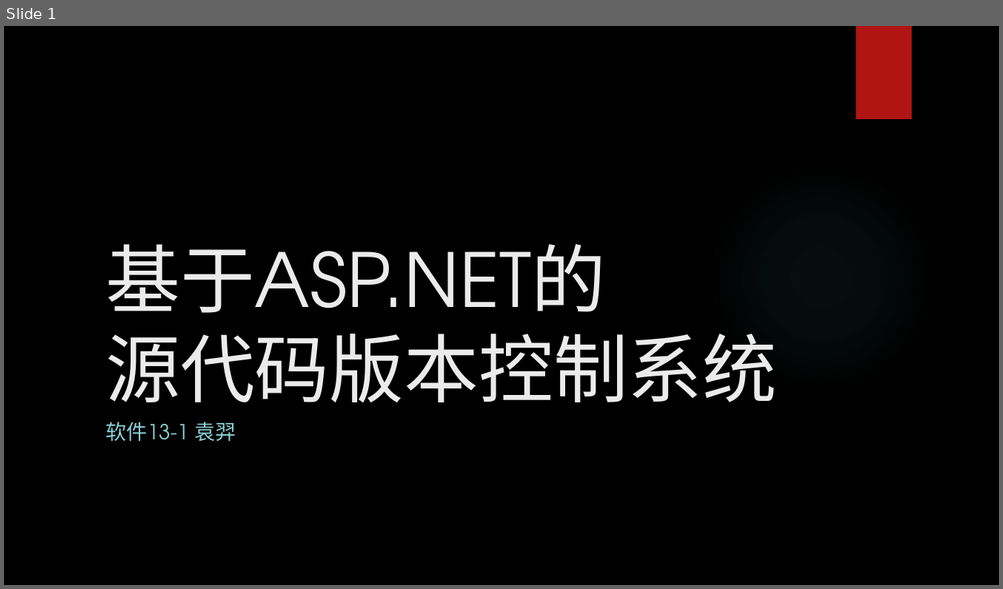
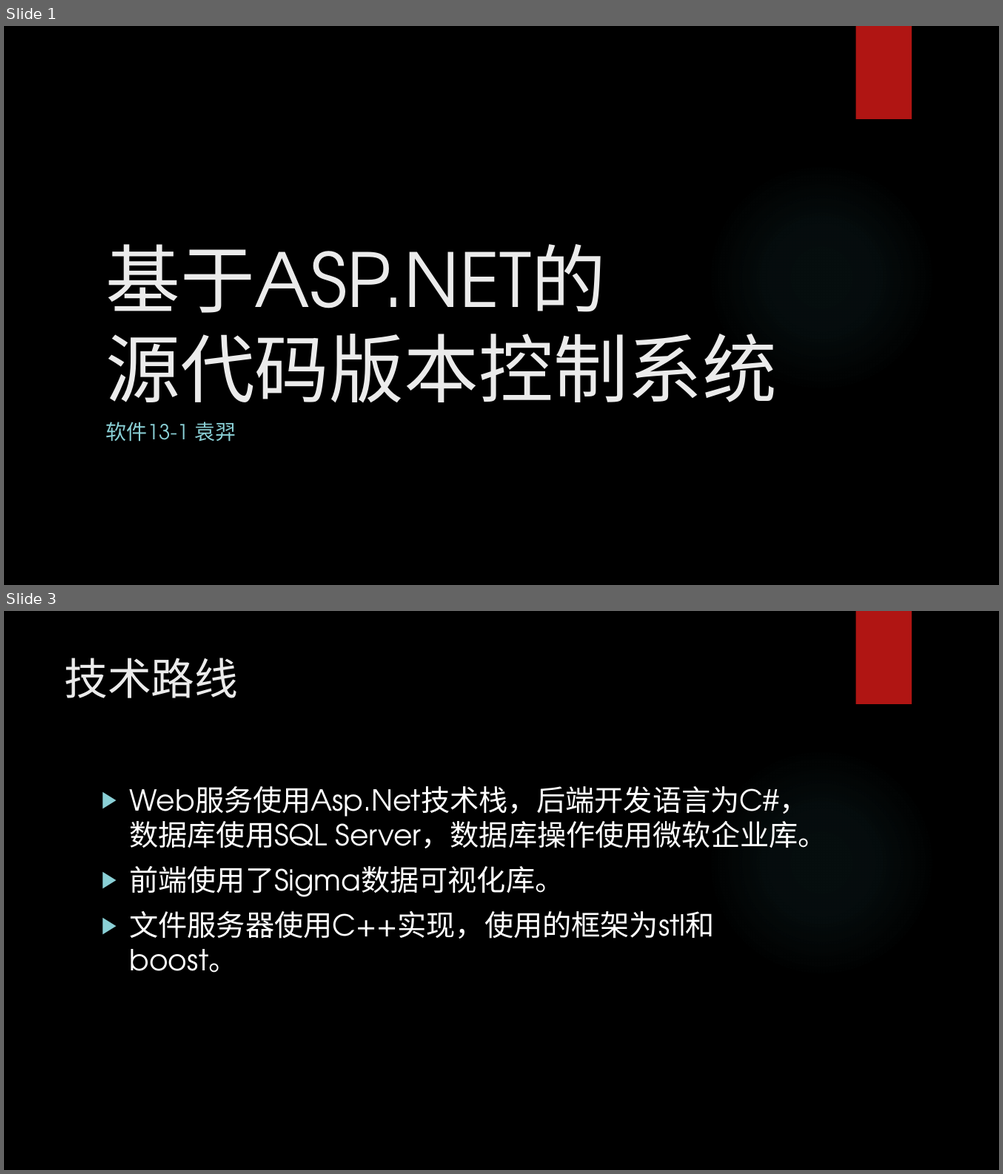
Before and after one commit to nemoofnemo/VersionControl, a slide deck: ppt.pptx. Shown one above the other, each under a label of ours: slide 1 before the commit, slides 1 and 3 after it; the slides between them are not shown. The pictures are 1003x589 and 1003x1174 pixels, drawn with LibreOffice and Linux fonts; fonts in the diff are those of the drawing; background and template pictures are left out. Boxes give left, top, right and bottom in pixels: in the first picture for what was removed or moved away, otherwise in the second. Text is boxed around its words. In the diff, an @@ line names an element or a change of style, - is before the commit and + after.

```diff
--- a/ppt.pptx
+++ b/ppt.pptx
@@ slide 3 added at bbox=[4, 611, 999, 1170], background picture (left out); not listed: 2 template elements that a slide beside it also shows @@
@@ title added at bbox=[64, 658, 238, 698], 42 pt, text #EBEBEB @@
+技术路线
@@ text added at bbox=[130, 786, 827, 973], 28 pt, text #FFFFFF @@
+▶ Web服务使用Asp.Net技术栈，后端开发语言为C#，数据库使用SQL Server，数据库操作使用微软企业库。
+▶ 前端使用了Sigma数据可视化库。
+▶ 文件服务器使用C++实现，使用的框架为stl和boost。
```
Also in this commit, not shown: 1 slide changed, 3 other slides added, 2 other files.
